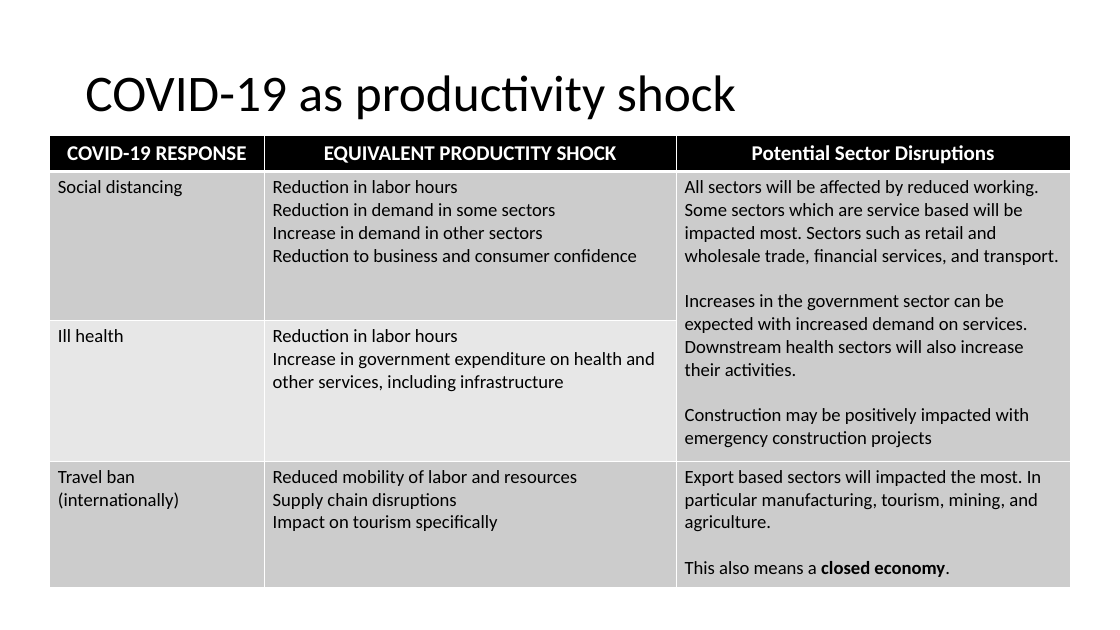
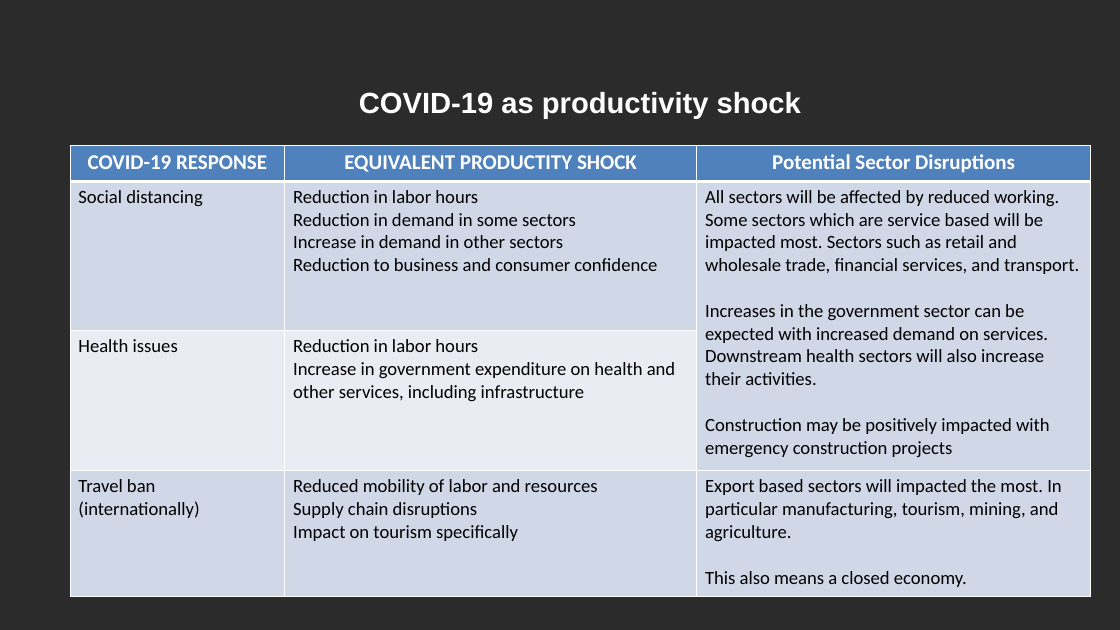
Before and after one commit to xolaniss/COVID_19, a slide deck: slide 3 of COVID-19 Economic Impact.pptx. Drawn at 1120x630 pixels with LibreOffice and Linux fonts; fonts in the diff are those of the drawing; background and template pictures are left out; a plain dark background stands for a picture behind light text. Boxes give left, top, right and bottom in pixels: in the first picture for what was removed or moved away, otherwise in the second. Text is boxed around its words. In the diff, an @@ line names an element or a change of style, - is before the commit and + after.

```diff
--- a/COVID-19 Economic Impact.pptx
+++ b/COVID-19 Economic Impact.pptx
@@ background #FFFFFF to picture (left out) @@
@@ title "COVID-19 as productivity shock": place and size @@
-title "COVID-19 as productivity shock" at [85,75,736,120]
+title "COVID-19 as productivity shock" at [359,92,801,119]
@@ title "COVID-19 as productivity shock" at [359,92,801,119]: size 44 to 25 pt, font Calibri to Arial, text colour #000000 to #FFFFFF, bold on; line spacing 0.9 to 1 @@
@@ table at [70,145,1091,597] @@
-row 3, column 1: Ill health
+row 3, column 1: Health issues
@@ fill #000000 to #4F81BD in row 1 @@
@@ fill #CCCCCC to #D0D8E8 in 6 cells @@
@@ fill #E7E7E7 to #E9EDF4 in 2 cells @@
@@ bold off in "closed economy." @@
@@ table: place and size @@
-table at [50,136,1070,587]
+table at [70,145,1091,597]
```
Also in this commit, not shown: 12 other slides changed, 1 slide removed, 1 other file.
